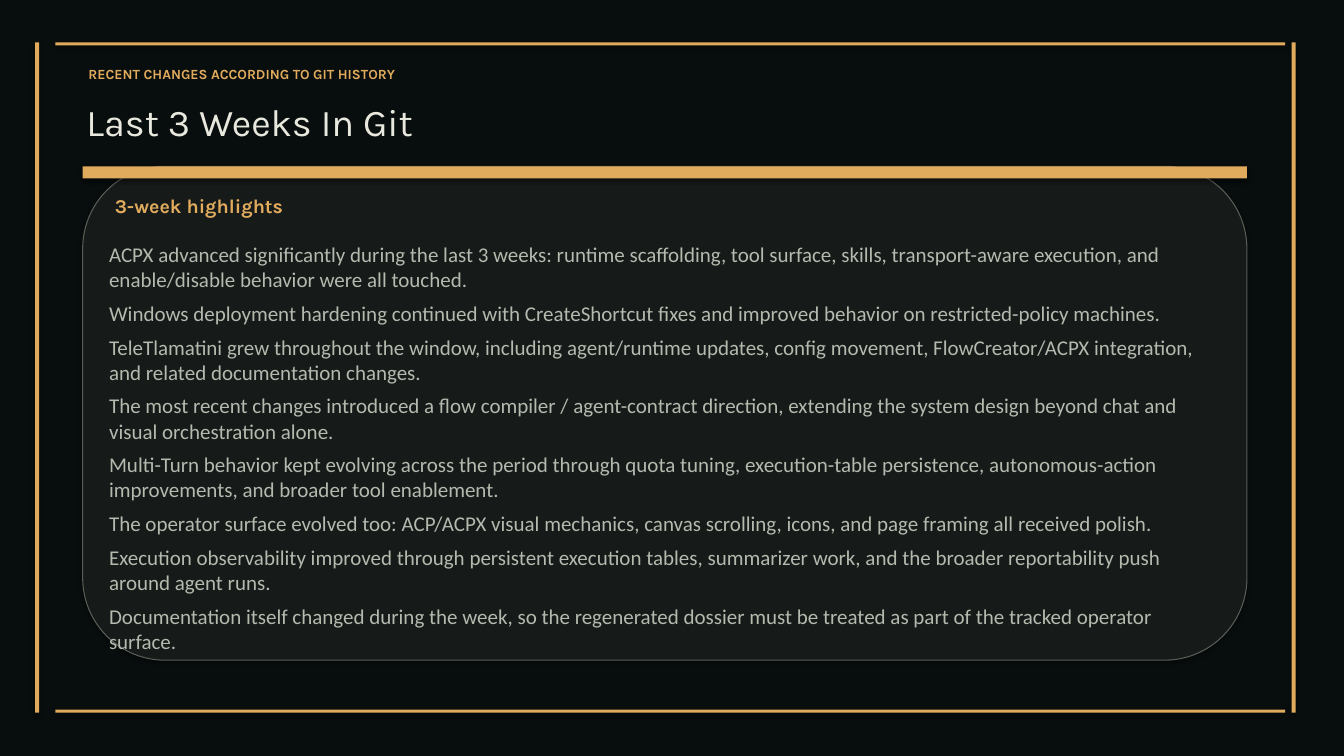
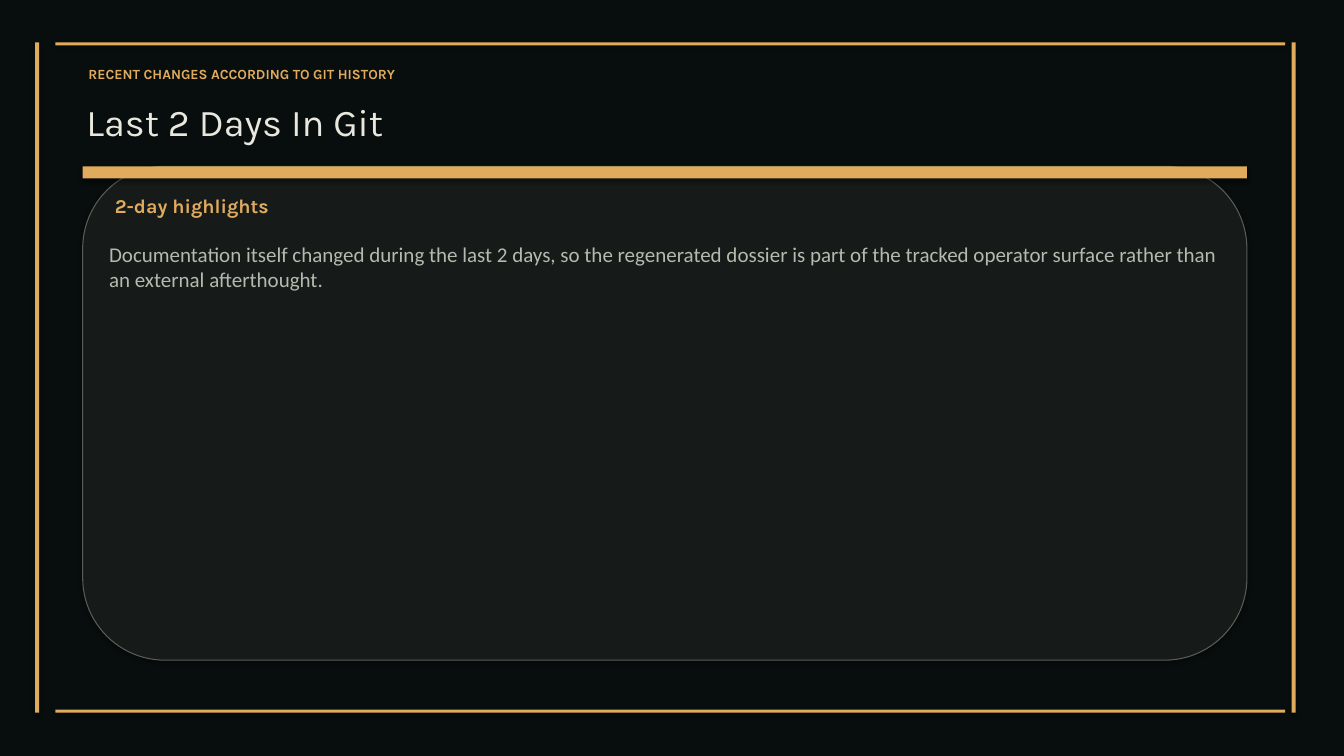
Before and after one commit to XAIHT/Tlamatini, a slide deck: slide 24 of Tlamatini_eXtended_Artificial_Intelligence_Humanly_Tempered.pptx. Drawn at 1344x756 pixels with LibreOffice and Linux fonts; fonts in the diff are those of the drawing. Boxes give left, top, right and bottom in pixels: in the first picture for what was removed or moved away, otherwise in the second. Text is boxed around its words. In the diff, an @@ line names an element or a change of style, - is before the commit and + after.

Commit message:
Updating the pdf and ppts of Tlamatini, by angelahack1

```diff
--- a/Tlamatini_eXtended_Artificial_Intelligence_Humanly_Tempered.pptx
+++ b/Tlamatini_eXtended_Artificial_Intelligence_Humanly_Tempered.pptx
@@ text at [86,110,383,146]: text changed @@
-Last 3 Weeks In Git
+Last 2 Days In Git
@@ text at [115,199,268,218]: text changed @@
-3-week highlights
+2-day highlights
@@ text at [109,247,1216,291]: text changed @@
-ACPX advanced significantly during the last 3 weeks: runtime scaffolding, tool surface, skills, transport-aware execution, and enable/disable behavior were all touched.
-Windows deployment hardening continued with CreateShortcut fixes and improved behavior on restricted-policy machines.
-TeleTlamatini grew throughout the window, including agent/runtime updates, config movement, FlowCreator/ACPX integration, and related documentation changes.
-The most recent changes introduced a flow compiler / agent-contract direction, extending the system design beyond chat and visual orchestration alone.
-Multi-Turn behavior kept evolving across the period through quota tuning, execution-table persistence, autonomous-action improvements, and broader tool enablement.
-The operator surface evolved too: ACP/ACPX visual mechanics, canvas scrolling, icons, and page framing all received polish.
-Execution observability improved through persistent execution tables, summarizer work, and the broader reportability push around agent runs.
-Documentation itself changed during the week, so the regenerated dossier must be treated as part of the tracked operator surface.
+Documentation itself changed during the last 2 days, so the regenerated dossier is part of the tracked operator surface rather than an external afterthought.
```
Also in this commit, not shown: 21 other slides changed, 9 slides removed, 2 other files.
